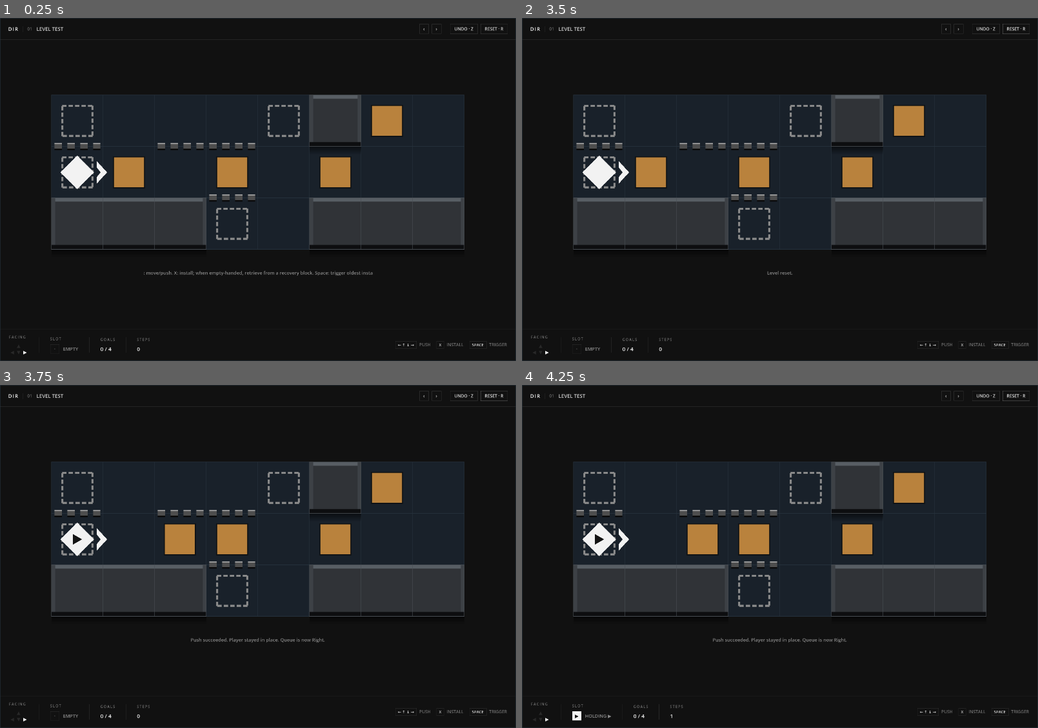
Above: before the commit, frames 1-4 (two rows, left to right).
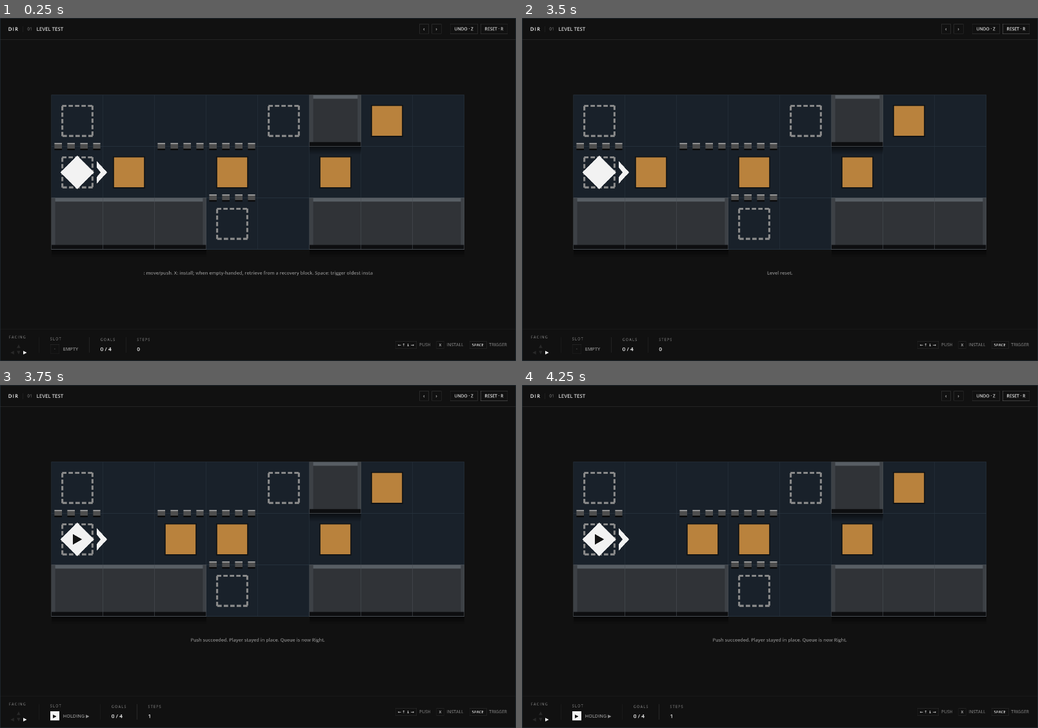
Above: after the commit, the same moments.

Repository: Periodev/DIR_03
Game: Godot game, scene res://scenes/main.tscn
Two runs of this game, one before a commit and one after it. Both use one fixed random seed, a clock stepped at 60 frames per second and the inputs below.
Inputs:
- Up to frame 1 (0.25 s): no input
- Up to frame 2 (3.5 s): click "‹" at 0.5 s; click "›" at 1.25 s; click "UNDO · Z" at 2 s; click "RESET · R" at 2.75 s
- Up to frame 3 (3.75 s): tap Enter at 3.5 s; hold Right (move_right) from 3.53 s (still down); hold X (install_vector) from 3.53 s (still down)
- Up to frame 4 (4.25 s): keep holding Right (move_right); keep holding X (install_vector)

Frames 1-2 are identical in both runs. In frame 3, 0.2% of the frame differs, in the area x 9-38%, y 40-98%; in frame 4, nothing differs.

Commit message:
Synchronize trigger fade and movement

Diff:
--- a/scripts/visual_style.gd
+++ b/scripts/visual_style.gd
@@ -34,11 +34,11 @@
 const FACING_ECHO_ALPHA := 0.55
 const FACING_ECHO_SECOND_PHASE := 0.20
 const FACING_ECHO_SECOND_ALPHA := 0.35
-const PUSH_DISPLACEMENT_DELAY_SECONDS := 0.08
-const DISPLACEMENT_SECONDS := 0.13
-const TRIGGER_FLASH_IN_SECONDS := 0.06
-const TRIGGER_FLASH_HOLD_SECONDS := 0.03
-const TRIGGER_FLASH_OUT_SECONDS := 0.10
+const PUSH_DISPLACEMENT_DELAY_SECONDS := 0.07
+const DISPLACEMENT_SECONDS := 0.10
+const TRIGGER_FLASH_IN_SECONDS := 0.04
+const TRIGGER_FLASH_HOLD_SECONDS := 0.05
+const TRIGGER_FLASH_OUT_SECONDS := DISPLACEMENT_SECONDS
 
 const FENCE_POST_W_RATIO := 0.145
 const FENCE_POST_GAP_RATIO := 0.105
--- a/tools/verify_player_animation.gd
+++ b/tools/verify_player_animation.gd
@@ -1,6 +1,7 @@
 extends SceneTree
 
 const MAIN_SCENE := preload("res://scenes/main.tscn")
+const VisualStyle = preload("res://scripts/visual_style.gd")
 
 var failures := 0
 
@@ -69,7 +70,10 @@
 	var started: bool = bool(game.execute_command("T"))
 	require(started, "free trigger command should be accepted")
 	require(bool(game.input_locked), "free trigger should lock input")
-	await create_timer(0.07).timeout
+	await create_timer(
+		VisualStyle.TRIGGER_FLASH_IN_SECONDS
+		+ VisualStyle.TRIGGER_FLASH_HOLD_SECONDS / 2.0
+	).timeout
 	var view: Node = game.board_view
 	require(
 		float(view.trigger_flash_mix) > 0.9,
@@ -79,7 +83,22 @@
 		float(view.displacement_progress) < 0.01,
 		"triggered block should wait for the white flash"
 	)
-	await create_timer(0.18).timeout
+	await create_timer(
+		VisualStyle.TRIGGER_FLASH_HOLD_SECONDS / 2.0
+		+ VisualStyle.DISPLACEMENT_SECONDS / 2.0
+	).timeout
+	require(
+		float(view.trigger_flash_alpha) < 0.9,
+		"trigger direction should fade during movement"
+	)
+	require(
+		float(view.displacement_progress) > 0.05,
+		"triggered block should move while the flash fades"
+	)
+	await create_timer(
+		VisualStyle.DISPLACEMENT_SECONDS / 2.0
+		+ VisualStyle.DISPLACEMENT_SECONDS
+	).timeout
 	var block_index: int = int(game.find_block_index_by_id(1))
 	var block: Dictionary = game.blocks[block_index]
 	require(
@@ -95,7 +114,7 @@
 	var started: bool = bool(game.execute_command("T"))
 	require(started, "collision trigger command should be accepted")
 	require(bool(game.input_locked), "collision trigger should lock input")
-	await create_timer(0.25).timeout
+	await create_timer(trigger_total_seconds() + 0.05).timeout
 	var carrier_index: int = int(game.find_block_index_by_id(1))
 	var pushed_index: int = int(game.find_block_index_by_id(2))
 	var carrier: Dictionary = game.blocks[carrier_index]
@@ -121,7 +140,7 @@
 	require(bool(game.input_locked), "trigger should be active before reset")
 	game.reset_level()
 	require(not bool(game.input_locked), "reset should unlock immediately")
-	await create_timer(0.25).timeout
+	await create_timer(trigger_total_seconds() + 0.05).timeout
 	var carrier_index: int = int(game.find_block_index_by_id(1))
 	var pushed_index: int = int(game.find_block_index_by_id(2))
 	var carrier: Dictionary = game.blocks[carrier_index]
@@ -145,6 +164,17 @@
 	require(error == "", "test level should parse: %s" % error)
 
 
+func trigger_total_seconds() -> float:
+	return (
+		VisualStyle.TRIGGER_FLASH_IN_SECONDS
+		+ VisualStyle.TRIGGER_FLASH_HOLD_SECONDS
+		+ maxf(
+			VisualStyle.TRIGGER_FLASH_OUT_SECONDS,
+			VisualStyle.DISPLACEMENT_SECONDS
+		)
+	)
+
+
 func install_test_vector(
 	game: Node,
 	block_id: int,
Not shown, changed: tools/verify_v11_static.ps1
